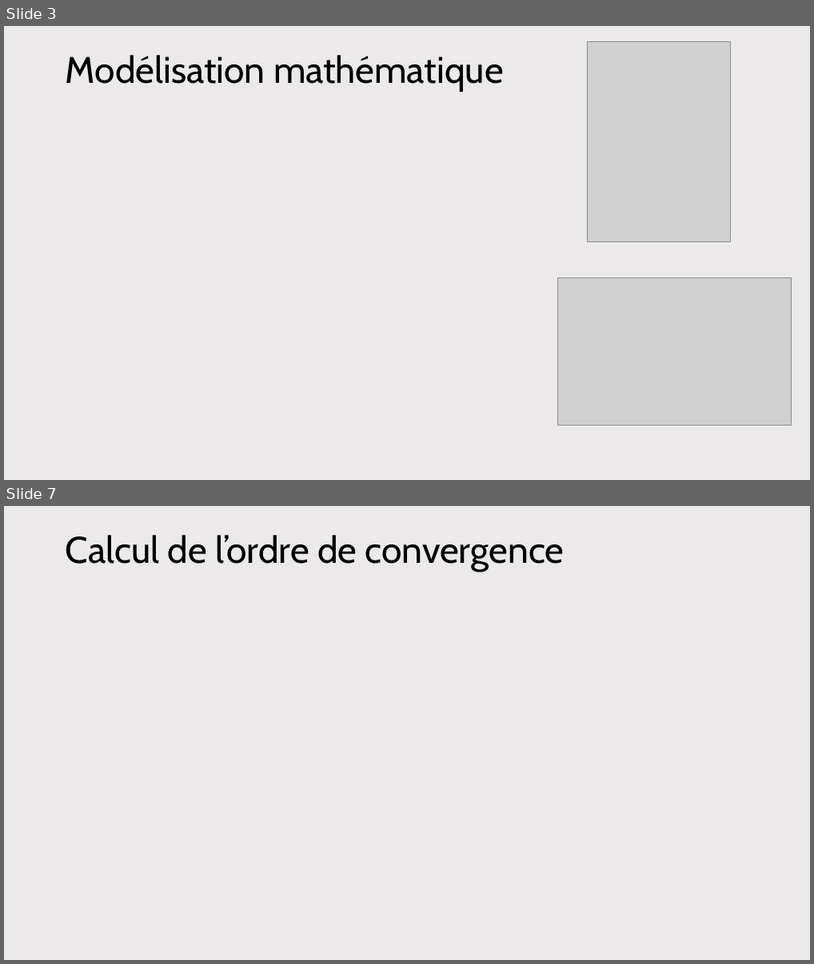
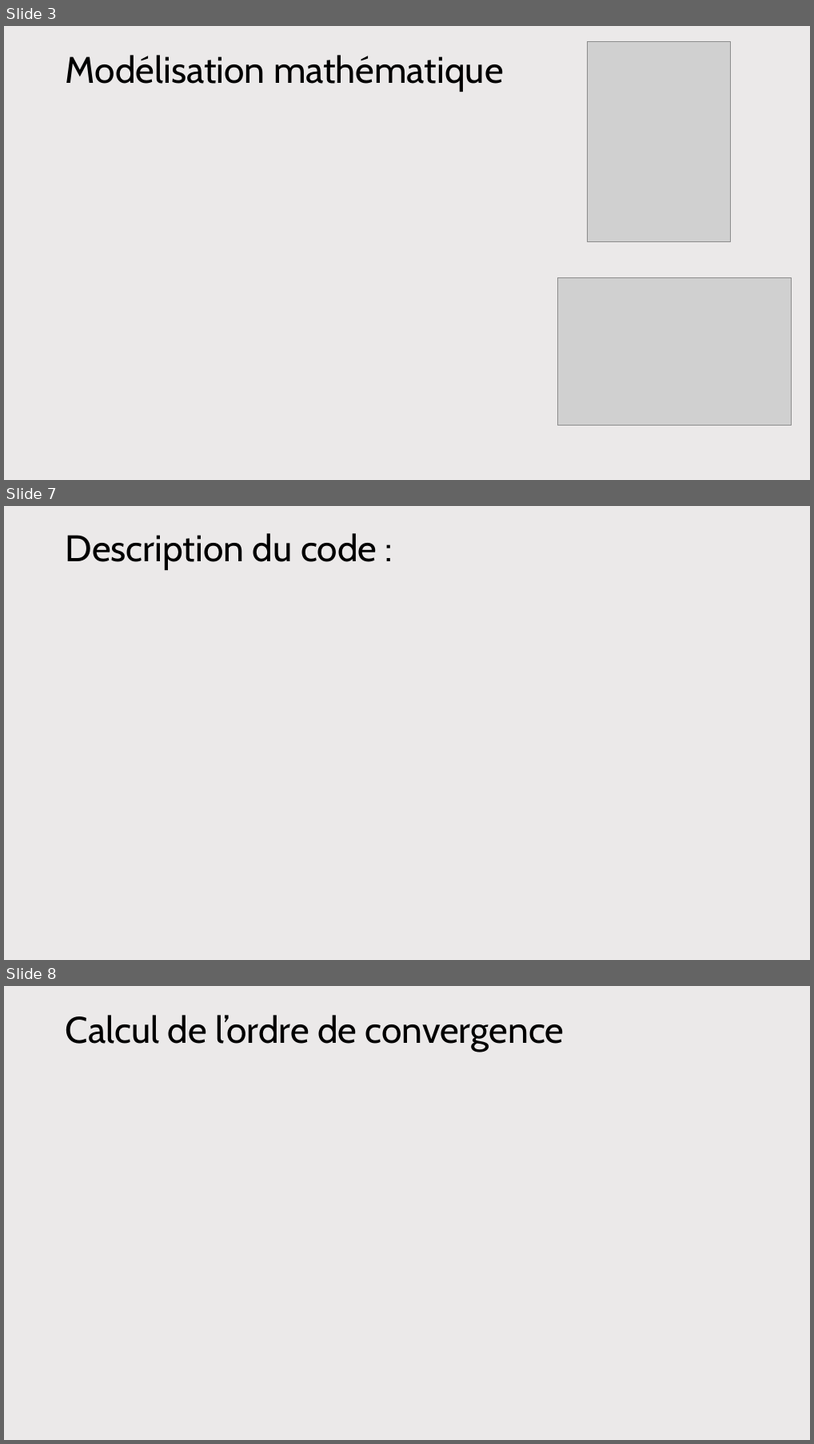
Before and after one commit to antoine-pt/MEC8211, a slide deck: projet_final/projet_final/MEC8211-Projet-final-Presentation.pptx. Shown one above the other, each under a label of ours: slides 3 and 7 before the commit, slides 3, 7 and 8 after it; the slides between them are not shown. The pictures are 814x964 and 814x1444 pixels, drawn with LibreOffice and Linux fonts; fonts in the diff are those of the drawing; grey boxes stand for pictures. Boxes give left, top, right and bottom in pixels: in the first picture for what was removed or moved away, otherwise in the second. Text is boxed around its words. In the diff, an @@ line names an element or a change of style, - is before the commit and + after.

Commit message:
pwp: ajout de description du code et retour sur euler explicite

```diff
--- a/projet_final/projet_final/MEC8211-Projet-final-Presentation.pptx
+++ b/projet_final/projet_final/MEC8211-Projet-final-Presentation.pptx
@@ slide 7 added at (4, 506, 810, 960), background #EBE9E9 @@
@@ title added at (66, 533, 377, 570), 44 pt, text #000000 @@
+Description du code :
@@ what was slide 7 is now slide 8 @@
```
Also in this commit, not shown: 4 slides changed.
